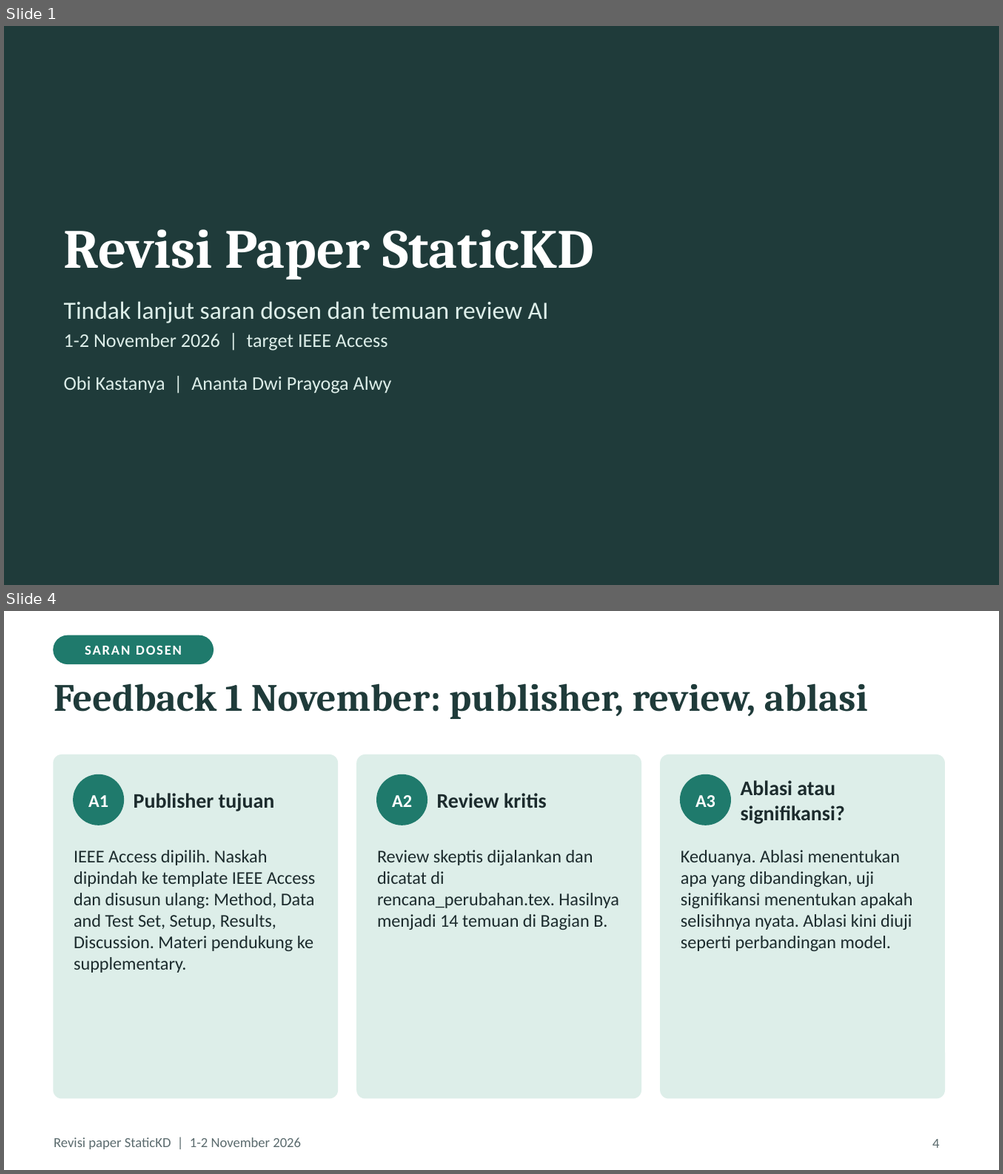
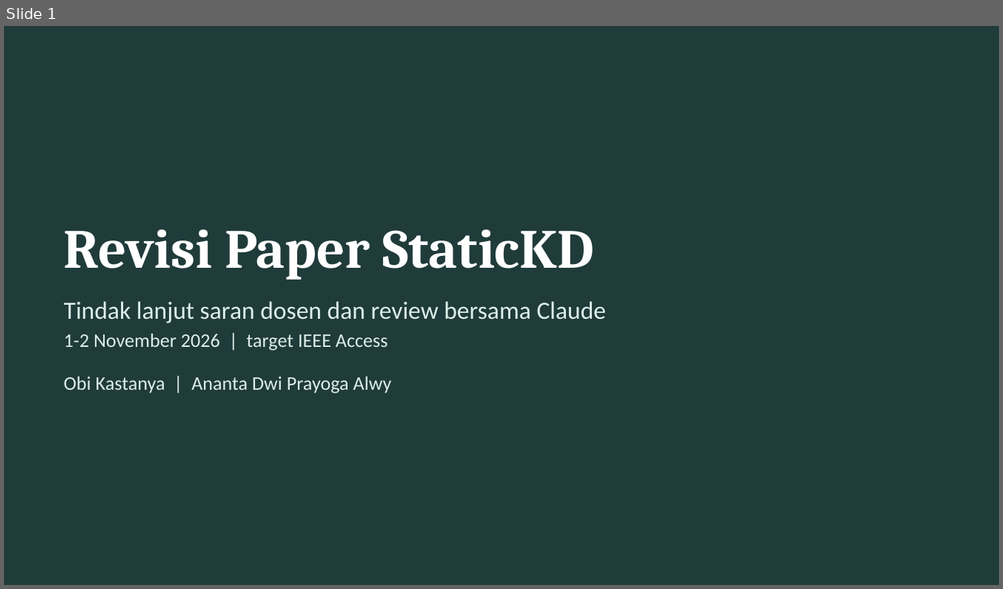
Before and after one commit to obikastanya/iptc_lightweight_label_detection, a slide deck: reviewer_feedback/revision_slides.pptx. Shown one above the other, each under a label of ours: slides 1 and 4 before the commit, slide 1 after it; the slides between them are not shown. The pictures are 1003x1174 and 1003x589 pixels, drawn with LibreOffice and Linux fonts; fonts in the diff are those of the drawing. Boxes give left, top, right and bottom in pixels: in the first picture for what was removed or moved away, otherwise in the second. Text is boxed around its words. In the diff, an @@ line names an element or a change of style, - is before the commit and + after.

```diff
--- a/reviewer_feedback/revision_slides.pptx
+++ b/reviewer_feedback/revision_slides.pptx
@@ slide 4 removed at bbox=[4, 611, 999, 1170], background #FFFFFF @@
@@ rounded rectangle removed at bbox=[54, 636, 213, 664] @@
@@ text removed at bbox=[85, 645, 182, 655] @@
-SARAN DOSEN
@@ title removed at bbox=[54, 684, 868, 719] @@
-Feedback 1 November: publisher, review, ablasi
@@ rounded rectangle removed at bbox=[54, 755, 337, 1099] @@
@@ rounded rectangle removed at bbox=[357, 755, 640, 1099] @@
@@ rounded rectangle removed at bbox=[660, 755, 944, 1099] @@
@@ ellipse removed at bbox=[74, 775, 123, 825] @@
@@ ellipse removed at bbox=[377, 775, 427, 825] @@
@@ ellipse removed at bbox=[680, 775, 730, 825] @@
@@ text removed at bbox=[740, 780, 845, 824] @@
-Ablasi atau signifikansi?
@@ text removed at bbox=[88, 795, 108, 807] @@
-A1
@@ text removed at bbox=[134, 793, 275, 812] @@
-Publisher tujuan
@@ text removed at bbox=[392, 795, 412, 807] @@
-A2
@@ text removed at bbox=[437, 793, 546, 808] @@
-Review kritis
@@ text removed at bbox=[695, 795, 715, 807] @@
-A3
@@ text removed at bbox=[74, 850, 315, 973] @@
-IEEE Access dipilih. Naskah dipindah ke template IEEE Access dan disusun ulang: Method, Data and Test Set, Setup, Results, Discussion. Materi pendukung ke supplementary.
@@ text removed at bbox=[377, 850, 619, 930] @@
-Review skeptis dijalankan dan dicatat di rencana_perubahan.tex. Hasilnya menjadi 14 temuan di Bagian B.
@@ text removed at bbox=[680, 850, 913, 951] @@
-Keduanya. Ablasi menentukan apa yang dibandingkan, uji signifikansi menentukan apakah selisihnya nyata. Ablasi kini diuji seperti perbandingan model.
@@ text removed at bbox=[54, 1138, 301, 1150] @@
-Revisi paper StaticKD | 1-2 November 2026
@@ page number removed at bbox=[932, 1139, 939, 1148] @@
-4
@@ slide 1 changed as well @@
@@ text at bbox=[64, 301, 606, 323]: text changed @@
-Tindak lanjut saran dosen dan temuan review AI
+Tindak lanjut saran dosen dan review bersama Claude
```
Also in this commit, not shown: 3 other slides changed, 4 slides added, 7 other slides removed.
